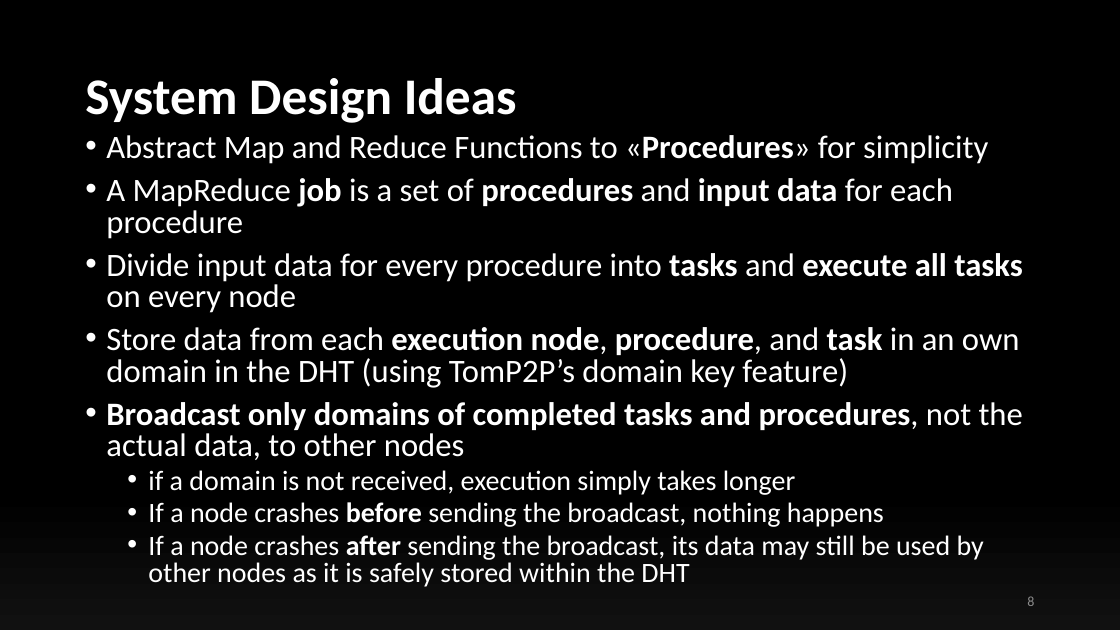
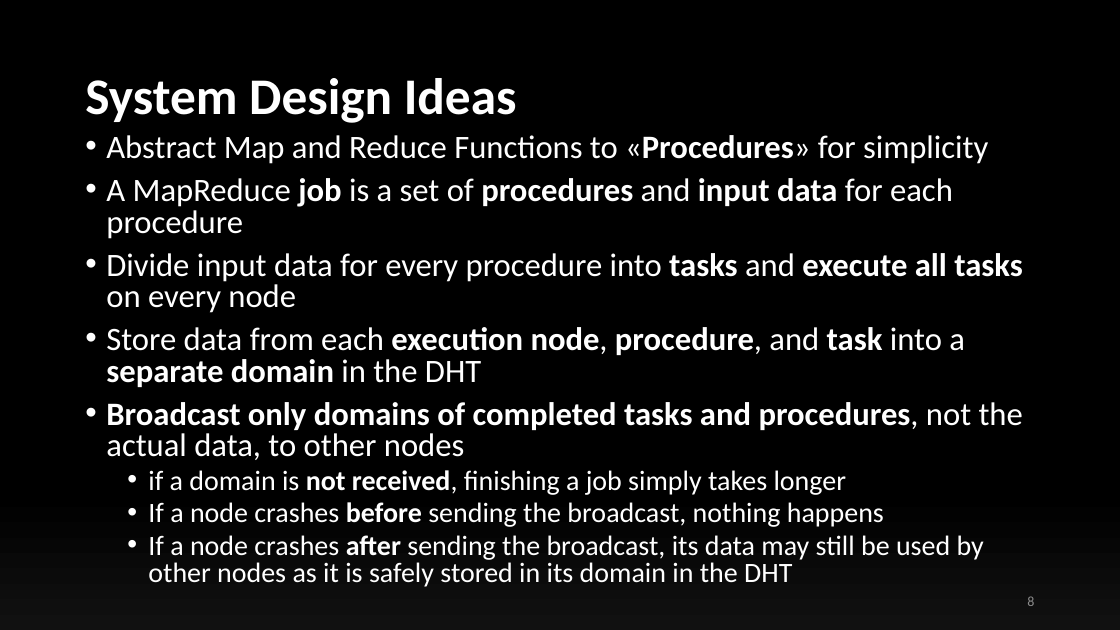
Before and after one commit to ollyblink/mt2, a slide deck: slide 8 of TomP2PTrials/files/presentations/InterimPresentation.pptx. Drawn at 1120x630 pixels with LibreOffice and Linux fonts; fonts in the diff are those of the drawing. Boxes give left, top, right and bottom in pixels: in the first picture for what was removed or moved away, otherwise in the second. Text is boxed around its words. In the diff, an @@ line names an element or a change of style, - is before the commit and + after.

```diff
--- a/TomP2PTrials/files/presentations/InterimPresentation.pptx
+++ b/TomP2PTrials/files/presentations/InterimPresentation.pptx
@@ text at (106, 327, 965, 387): text changed; bold on @@
-• Store data from each execution node, procedure, and task in an own domain in the DHT (using TomP2P’s domain key feature)
+• Store data from each execution node, procedure, and task into a separate domain in the DHT
@@ text at (148, 470, 847, 495): text changed @@
-  • if a domain is not received, execution simply takes longer
+  • if a domain is not received, finishing a job simply takes longer
@@ text at (148, 535, 984, 587): text changed @@
-  • If a node crashes after sending the broadcast, its data may still be used by other nodes as it is safely stored within the DHT
+  • If a node crashes after sending the broadcast, its data may still be used by other nodes as it is safely stored in its domain in the DHT
```
Also in this commit, not shown: 11 other slides changed, 1 slide removed, 12 other files.
